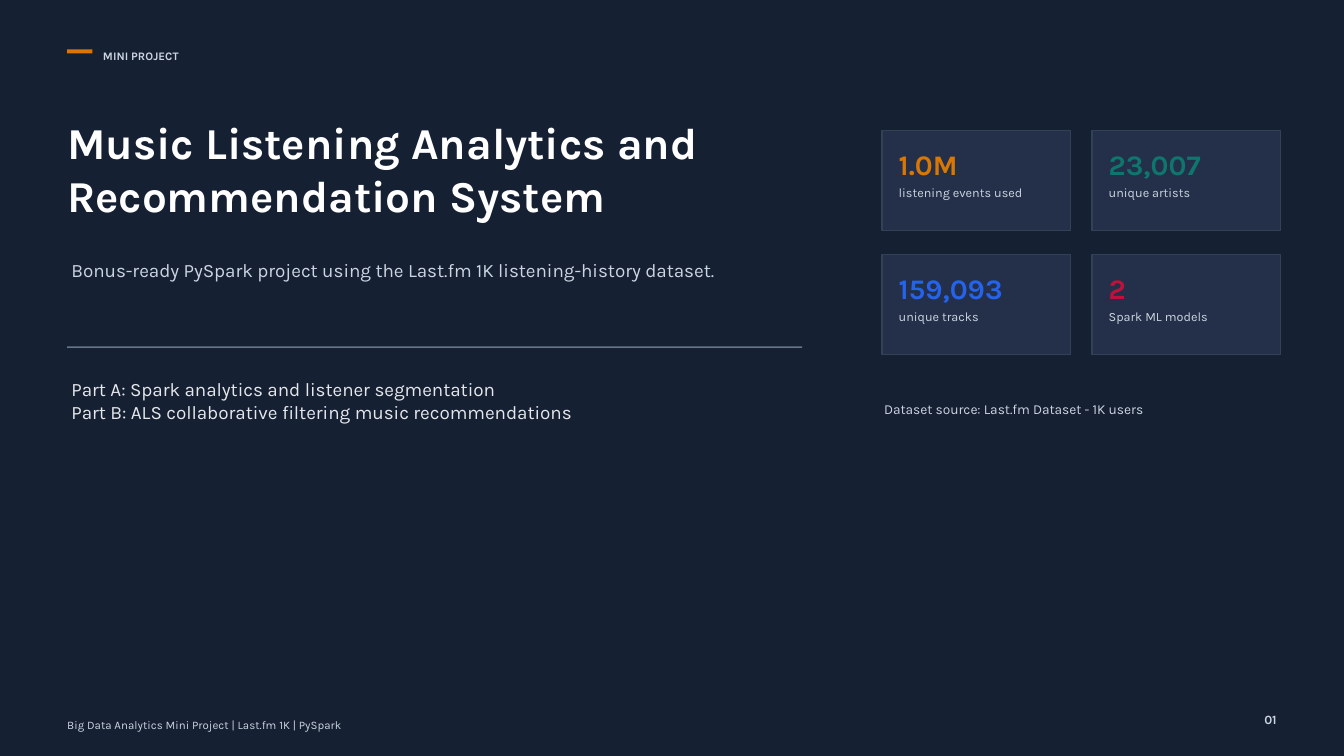
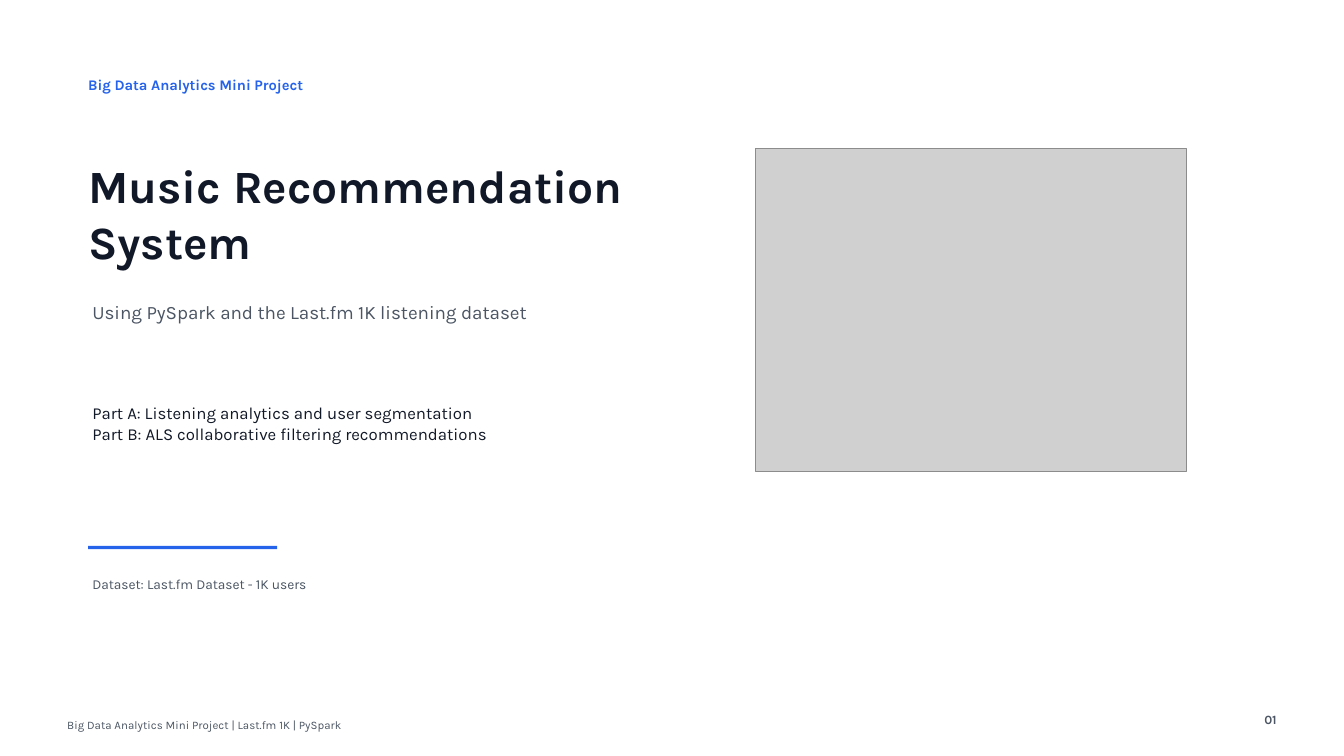
Before and after one commit to SSDharmawansa/music-recommendation-pyspark, a slide deck: slide 1 of Music_BigData_Assignment_Presentation.pptx. Drawn at 1344x756 pixels with LibreOffice and Linux fonts; fonts in the diff are those of the drawing; grey boxes stand for pictures. Boxes give left, top, right and bottom in pixels: in the first picture for what was removed or moved away, otherwise in the second. Text is boxed around its words. In the diff, an @@ line names an element or a change of style, - is before the commit and + after.

```diff
--- a/Music_BigData_Assignment_Presentation.pptx
+++ b/Music_BigData_Assignment_Presentation.pptx
@@ rectangle removed at box(0, 0, 1344, 756) @@
@@ rectangle removed at box(68, 49, 93, 53) @@
@@ text at box(88, 79, 303, 94): text changed; size 8.2 to 10.5 pt; text colour #CBD5E1 to #2563EB @@
-MINI PROJECT
+Big Data Analytics Mini Project
@@ text "Big Data Analytics Mini Project" at box(88, 79, 303, 94): vertical alignment middle to top @@
@@ picture added at box(756, 148, 1187, 471) @@
@@ rectangle removed at box(882, 130, 1072, 231) @@
@@ rectangle removed at box(1092, 130, 1281, 231) @@
@@ text at box(88, 170, 622, 269): text changed; size 31.5 to 33 pt; text colour #FFFFFF to #111827 @@
-Music Listening Analytics and Recommendation System
+Music Recommendation System
@@ text removed at box(899, 156, 958, 176) @@
-1.0M
@@ text removed at box(1109, 156, 1201, 179) @@
-23,007
@@ text removed at box(899, 188, 1022, 200) @@
-listening events used
@@ text removed at box(1109, 188, 1190, 200) @@
-unique artists
@@ rectangle removed at box(882, 254, 1072, 355) @@
@@ rectangle removed at box(1092, 254, 1281, 355) @@
@@ text removed at box(899, 280, 1003, 303) @@
-159,093
@@ text removed at box(1109, 280, 1126, 299) @@
-2
@@ text at box(92, 306, 527, 324): text changed; text colour #CBD5E1 to #4B5563 @@
-Bonus-ready PySpark project using the Last.fm 1K listening-history dataset.
+Using PySpark and the Last.fm 1K listening dataset
@@ text removed at box(899, 312, 978, 324) @@
-unique tracks
@@ text removed at box(1109, 312, 1208, 324) @@
-Spark ML models
@@ text at box(92, 407, 486, 444): text changed; size 13.5 to 12 pt; text colour #E5E7EB to #111827 @@
-Part A: Spark analytics and listener segmentation
-Part B: ALS collaborative filtering music recommendations
+Part A: Listening analytics and user segmentation
+Part B: ALS collaborative filtering recommendations
@@ rectangle: place and size @@
-rectangle at box(68, 347, 803, 349)
+rectangle at box(89, 546, 278, 549)
@@ rectangle at box(89, 546, 278, 549): fill #64748B to #2563EB @@
@@ text at box(92, 579, 307, 589): text changed; text colour #CBD5E1 to #4B5563 @@
-Dataset source: Last.fm Dataset - 1K users
+Dataset: Last.fm Dataset - 1K users
@@ text "Big Data Analytics Mini Project ..." at box(67, 721, 342, 732): text colour #CBD5E1 to #4B5563 @@
@@ text "01" at box(1264, 715, 1276, 724): text colour #CBD5E1 to #4B5563 @@
```
Also in this commit, not shown: 9 other slides changed, 36 other files.
